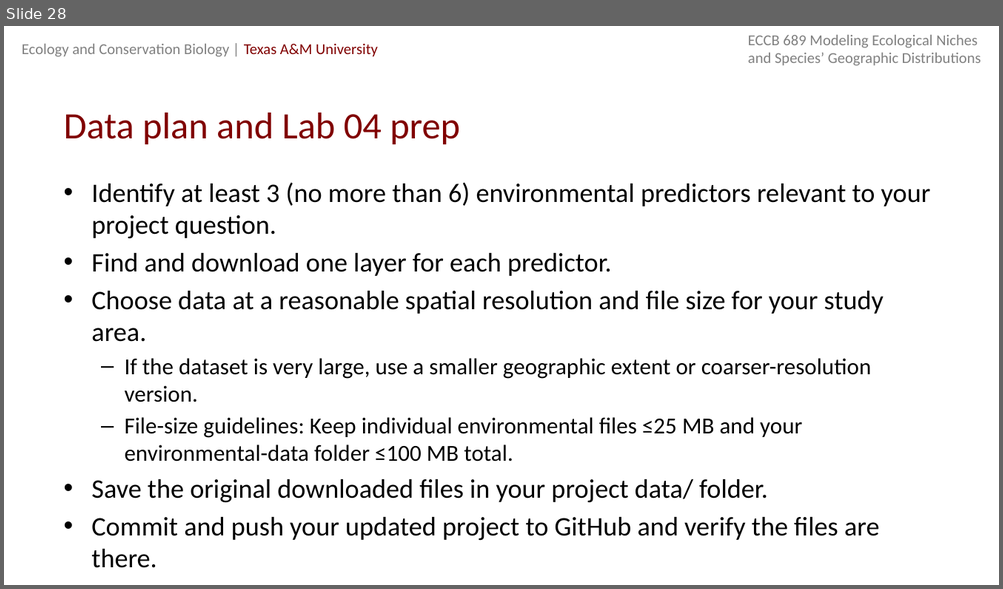
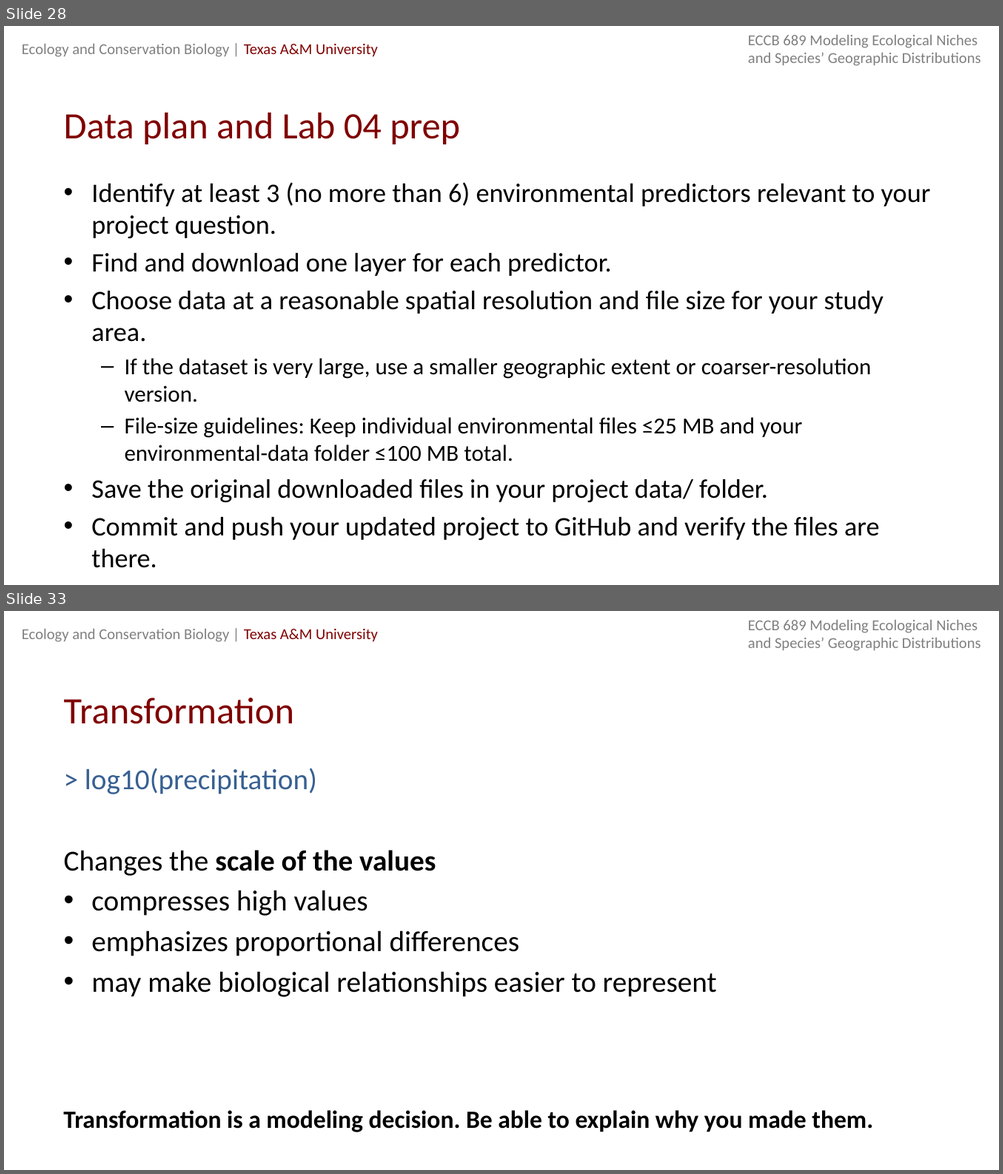
Before and after one commit to michellelawing/ECCB689, a slide deck: Slides/Week 6. Environments.pptx. Shown one above the other, each under a label of ours: slide 28 before the commit, slides 28 and 33 after it; the slides between them are not shown. The pictures are 1003x589 and 1003x1174 pixels, drawn with LibreOffice and Linux fonts; fonts in the diff are those of the drawing. Boxes give left, top, right and bottom in pixels: in the first picture for what was removed or moved away, otherwise in the second. Text is boxed around its words. In the diff, an @@ line names an element or a change of style, - is before the commit and + after.

```diff
--- a/Slides/Week 6. Environments.pptx
+++ b/Slides/Week 6. Environments.pptx
@@ slide 33 added at [4, 611, 999, 1170], background #FFFFFF; not listed: 2 template elements that a slide beside it also shows @@
@@ title added at [64, 698, 294, 724], 27 pt, text #800000 @@
+Transformation
@@ text added at [64, 768, 717, 997], 21 pt, text #000000 @@
+> log10(precipitation)
+Changes the scale of the values
+• compresses high values
+• emphasizes proportional differences
+• may make biological relationships easier to represent
@@ text added at [63, 1111, 873, 1133], 18 pt, text #000000, bold @@
+Transformation is a modeling decision. Be able to explain why you made them.
```
Also in this commit, not shown: 1 slide changed, 6 other slides added.
